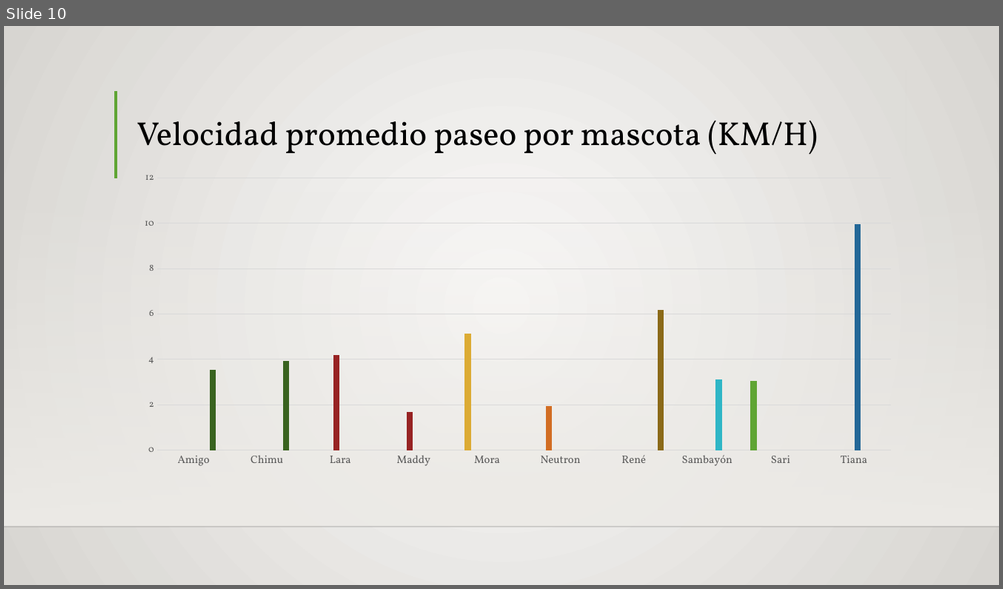
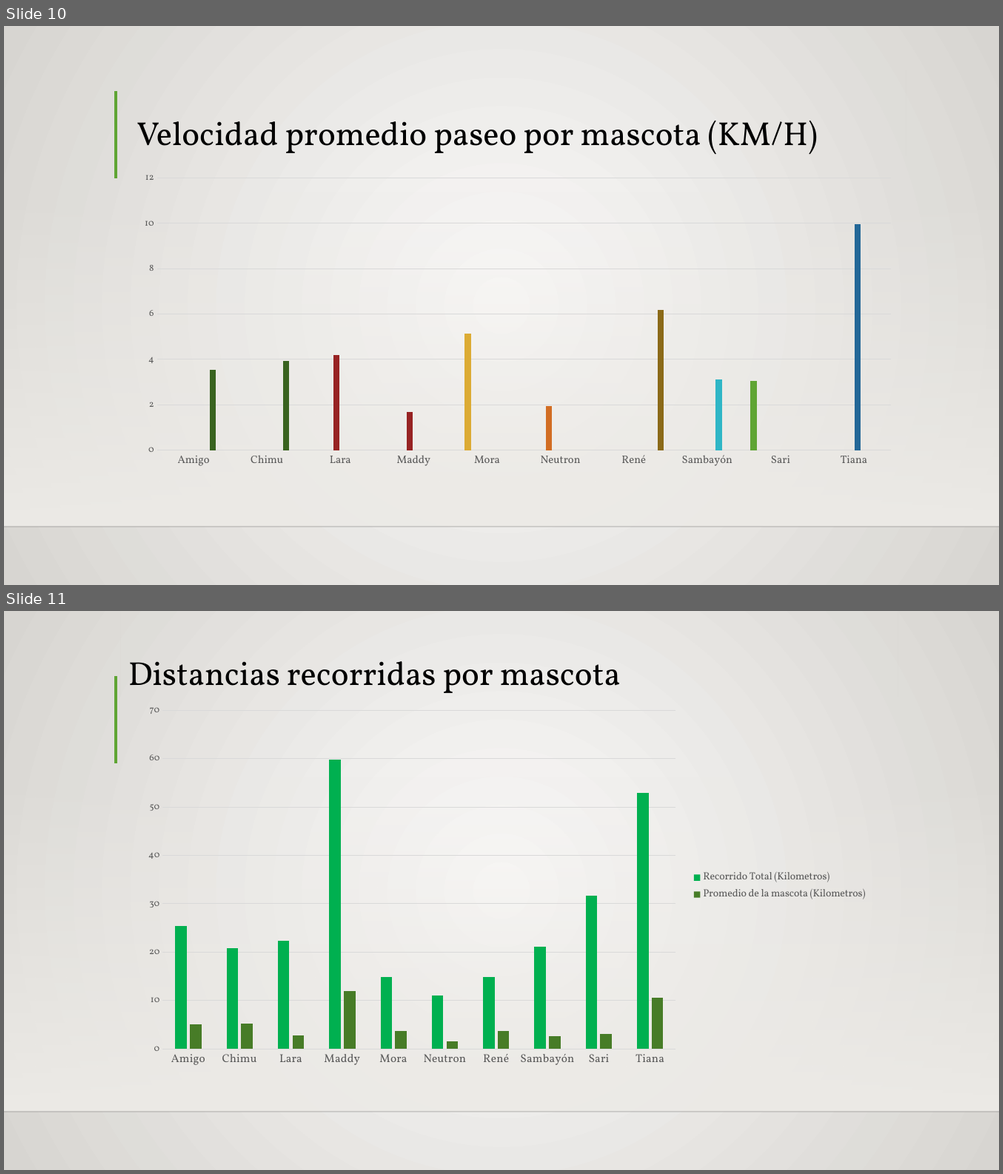
Before and after one commit to Siriusg2/resumenipa, a slide deck: excel_reports/IPApresentacion.pptx. Shown one above the other, each under a label of ours: slide 10 before the commit, slides 10 and 11 after it. The pictures are 1003x589 and 1003x1174 pixels, drawn with LibreOffice and Linux fonts; fonts in the diff are those of the drawing; background and template pictures are left out. Boxes give left, top, right and bottom in pixels: in the first picture for what was removed or moved away, otherwise in the second. Text is boxed around its words. In the diff, an @@ line names an element or a change of style, - is before the commit and + after.

```diff
--- a/excel_reports/IPApresentacion.pptx
+++ b/excel_reports/IPApresentacion.pptx
@@ slide 11 added at (x1=4, y1=611, x2=999, y2=1170), background gradient #FAFAF9 to #D7D5D2; not listed: 3 template elements that a slide beside it also shows @@
@@ title added at (x1=128, y1=661, x2=620, y2=693), 32 pt, text #000000 @@
+Distancias recorridas por mascota
@@ column chart added at (x1=134, y1=697, x2=875, y2=1076) @@
+categories: Amigo, Chimu, Lara, Maddy, Mora, Neutron, René, Sambayón, Sari, Tiana
+Recorrido Total (Kilometros): 25, 21, 22, 60, 15, 11, 15, 21, 32, 53
+Promedio de la mascota (Kilometros): 5, 5, 3, 12, 4, 2, 4, 3, 3, 11
```
Also in this commit, not shown: 2 other files.
